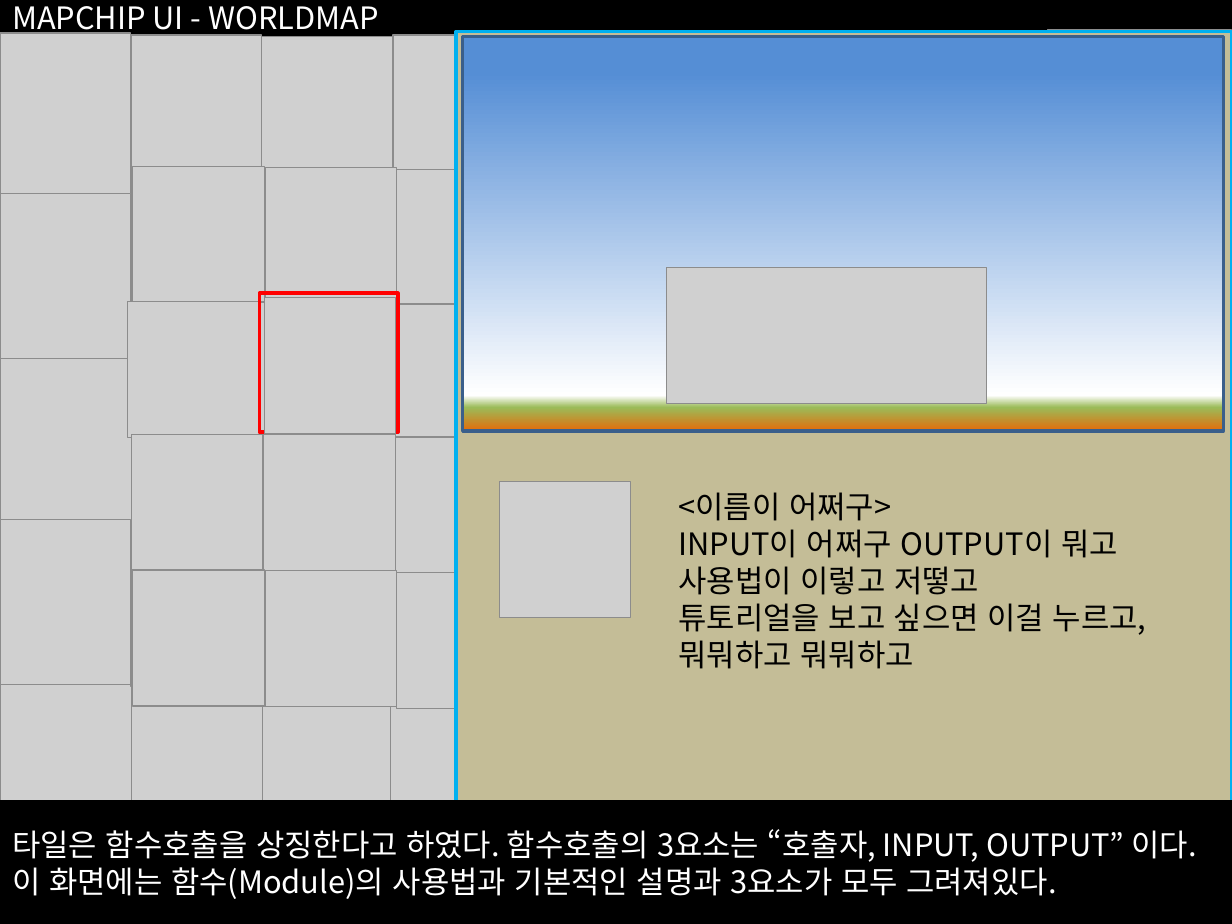
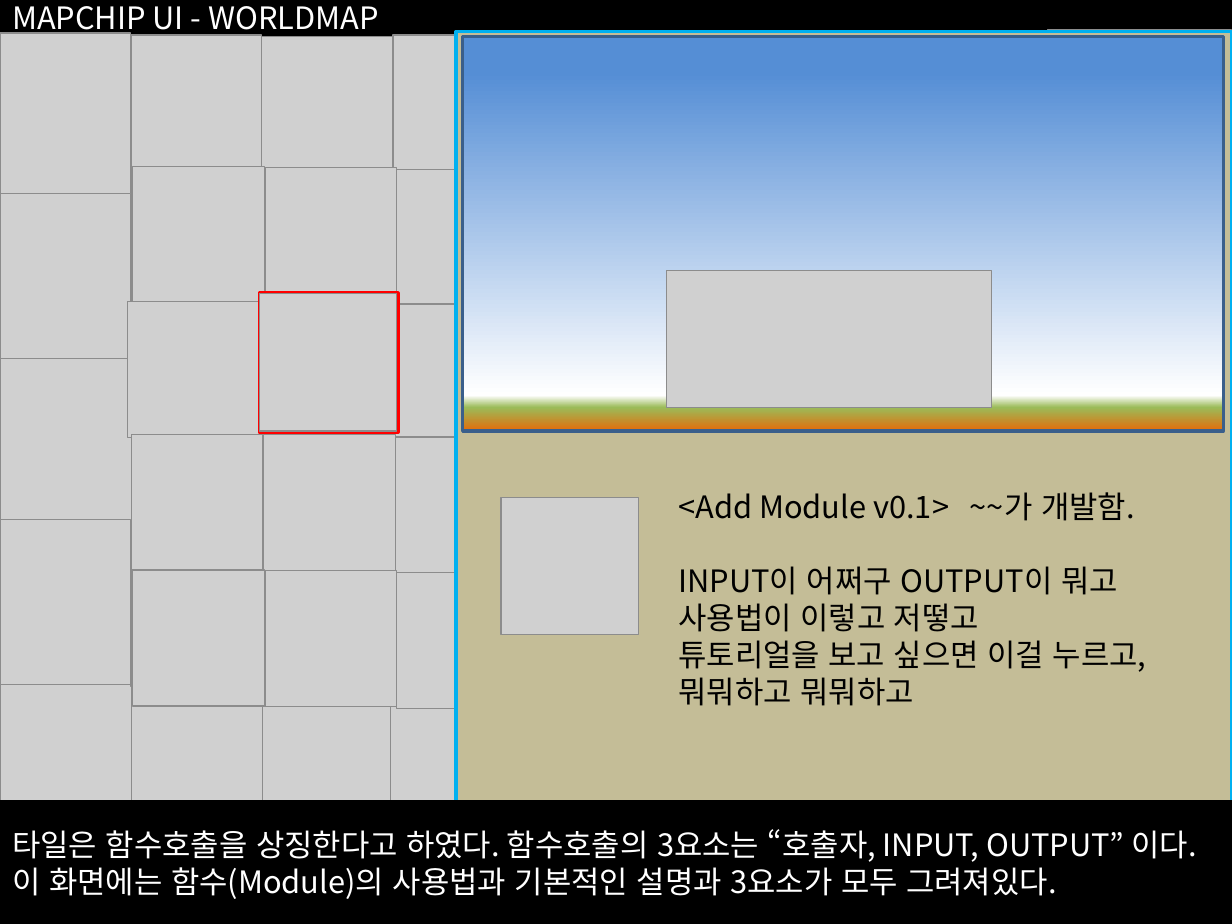
Before and after one commit to namulang/namu, a slide deck: slide 16 of Resources/Documents/UX Design/MAPCHIP UI.pptx. Drawn at 1232x924 pixels with LibreOffice and Linux fonts; fonts in the diff are those of the drawing; grey boxes stand for pictures. Boxes give left, top, right and bottom in pixels: in the first picture for what was removed or moved away, otherwise in the second. Text is boxed around its words. In the diff, an @@ line names an element or a change of style, - is before the commit and + after.

```diff
--- a/Resources/Documents/UX Design/MAPCHIP UI.pptx
+++ b/Resources/Documents/UX Design/MAPCHIP UI.pptx
@@ picture: place and size @@
-picture at [265, 298, 395, 435]
+picture at [260, 294, 397, 431]
@@ picture: place and size @@
-picture at [667, 267, 987, 404]
+picture at [667, 270, 992, 407]
@@ picture: place and size @@
-picture at [500, 482, 631, 618]
+picture at [501, 498, 638, 634]
@@ text at [678, 492, 1135, 521]: text changed @@
-<이름이 어쩌구>
+<Add Module v0.1> ~~가 개발함.
```
Also in this commit, not shown: 10 other slides changed, 15 slides added.
